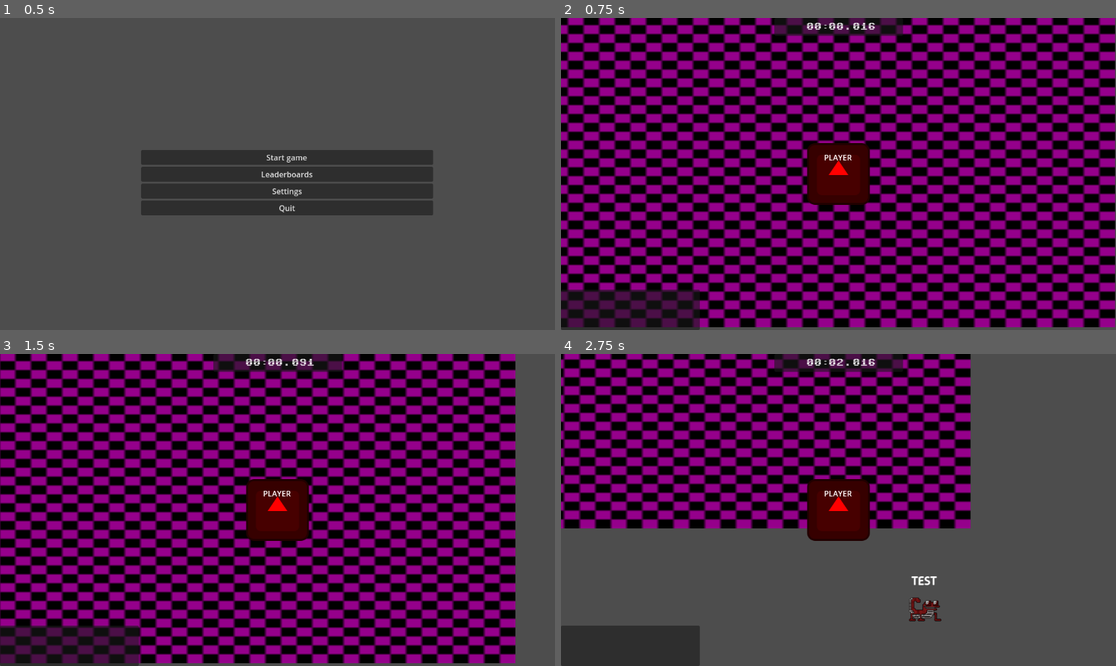
Above: before the commit, frames 1-4 (two rows, left to right).
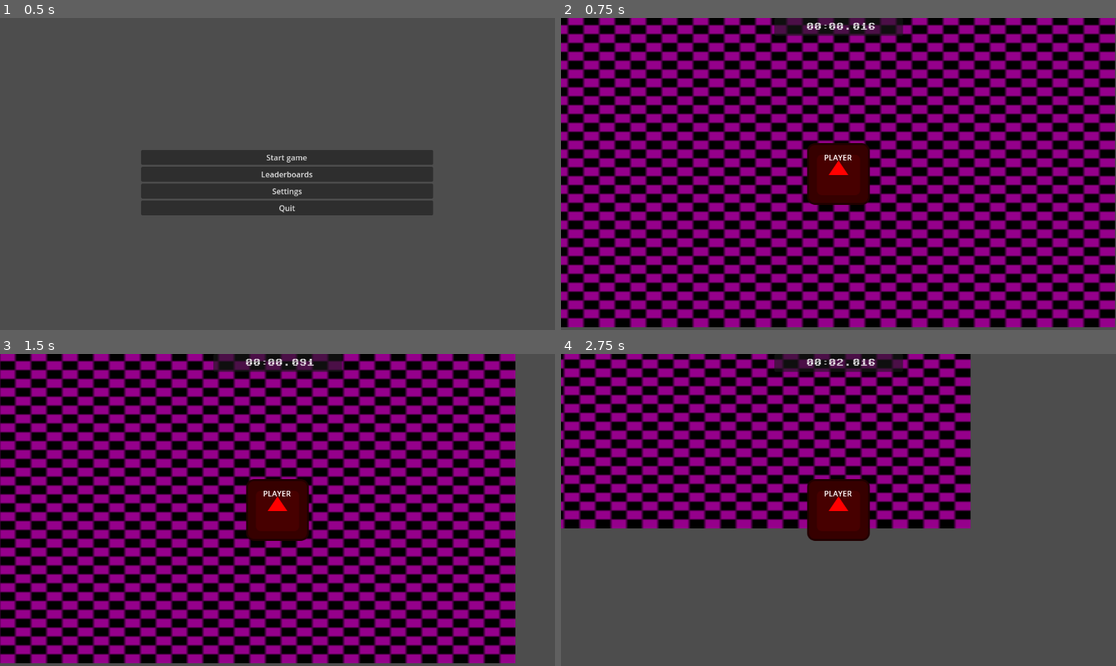
Above: after the commit, the same moments.

Repository: K-Ptak/2DTypingGame
Game: Godot game, scene res://menus/Menu.tscn
The game is run twice, just before and just after one commit, with the same random seed, the same clock (stepped at 60 frames per second) and the same inputs. The engine's default icon, where the game draws it, is replaced by a stand-in: a white triangle on a blue panel in a dark square.
Inputs:
- Up to frame 1 (0.5 s): no input
- Up to frame 2 (0.75 s): click "Leaderboards" at 0.5 s
- Up to frame 3 (1.5 s): tap Enter at 1.25 s; hold Right (right) from 1.28 s (still down)
- Up to frame 4 (2.75 s): release Right (right) at 2.03 s; hold Down (down) from 2.03 s (still down)

Frame 1 is identical in both runs. In frame 2, 1.8% of the frame differs, in the area x 0-26%, y 87-100%; in frame 3, 1.8%; in frame 4, 3.6%, in the area x 0-69%, y 71-100%.

Commit message:
Add word randomizing and word base

Diff:
--- a/enemies/Enemy.gd
+++ b/enemies/Enemy.gd
@@ -9,7 +9,12 @@
 
 
 @onready var prompt = $RichTextLabel
-@onready var prompt_text = strip_bbcode(prompt.text.to_upper())
+@onready var prompt_text
+
+func _ready() -> void:
+	prompt_text = PromptList.get_prompt()
+	prompt_text = prompt_text.to_upper()
+	prompt.parse_bbcode(set_center_tags(prompt_text))
 
 
 func strip_bbcode(source:String) -> String: #Strips the invisible bbcode from prompt
@@ -18,7 +23,6 @@
 	return regex.sub(source, "", true)
 
 func get_prompt() -> String:
-	#print(prompt_text)
 	return prompt_text
 
 func set_next_character(next_character_index: int):
@@ -27,7 +31,10 @@
 	var red_text = ""
 	if next_character_index != prompt_text.length():
 		red_text = get_bbcode_color_tag(red) + prompt_text.substr(next_character_index + 1, prompt_text.length() - next_character_index + 1) + get_bbcode_end_color_tag()
-	prompt.parse_bbcode("[center]" + blue_text + green_text + red_text + "[/center]")
+	prompt.parse_bbcode(set_center_tags(blue_text + green_text + red_text))
+
+func set_center_tags(string_to_center: String):
+	return "[center]" + string_to_center + "[/center]"
 
 func get_bbcode_color_tag(color: Color) -> String:
 	return "[color=#" + color.to_html(false) + "]"
--- a/enemies/EnemyBasic.tscn
+++ b/enemies/EnemyBasic.tscn
@@ -1,27 +1,27 @@
 [gd_scene load_steps=11 format=3 uid="uid://s6x00yhtj00y"]
 
 [ext_resource type="Script" path="res://enemies/EnemyBasic.gd" id="1_ys6w1"]
-[ext_resource type="Texture2D" uid="uid://xtff6iebfg64" path="res://assets/Enemies/rat-Sheet.png" id="2_5npuv"]
+[ext_resource type="Texture2D" uid="uid://xtff6iebfg64" path="res://assets/enemies/rat-Sheet.png" id="2_kluw0"]
 [ext_resource type="FontFile" uid="uid://ckj4xw0ywmbyj" path="res://assets/fonts/Madimi_One/MadimiOne-Regular.ttf" id="3_aigh0"]
 
 [sub_resource type="AtlasTexture" id="AtlasTexture_y5cel"]
-atlas = ExtResource("2_5npuv")
+atlas = ExtResource("2_kluw0")
 region = Rect2(0, 0, 100, 100)
 
 [sub_resource type="AtlasTexture" id="AtlasTexture_br08t"]
-atlas = ExtResource("2_5npuv")
+atlas = ExtResource("2_kluw0")
 region = Rect2(100, 0, 100, 100)
 
 [sub_resource type="AtlasTexture" id="AtlasTexture_onemg"]
-atlas = ExtResource("2_5npuv")
+atlas = ExtResource("2_kluw0")
 region = Rect2(200, 0, 100, 100)
 
 [sub_resource type="AtlasTexture" id="AtlasTexture_ttvdx"]
-atlas = ExtResource("2_5npuv")
+atlas = ExtResource("2_kluw0")
 region = Rect2(300, 0, 100, 100)
 
 [sub_resource type="AtlasTexture" id="AtlasTexture_tg4l4"]
-atlas = ExtResource("2_5npuv")
+atlas = ExtResource("2_kluw0")
 region = Rect2(400, 0, 100, 100)
 
 [sub_resource type="SpriteFrames" id="SpriteFrames_ekwe3"]
@@ -79,5 +79,4 @@
 theme_override_fonts/normal_font = ExtResource("3_aigh0")
 theme_override_font_sizes/normal_font_size = 25
 bbcode_enabled = true
-text = "[center]TEST[/center]"
 scroll_active = false
--- a/enemies/EnemySprinter.tscn
+++ b/enemies/EnemySprinter.tscn
@@ -1,31 +1,31 @@
 [gd_scene load_steps=12 format=3 uid="uid://dftd3nr76x0uj"]
 
 [ext_resource type="Script" path="res://enemies/EnemySprinter.gd" id="1_hywgg"]
-[ext_resource type="Texture2D" uid="uid://c282qcfivcaob" path="res://assets/Enemies/lizard-Sheet.png" id="2_igyuw"]
+[ext_resource type="Texture2D" uid="uid://c282qcfivcaob" path="res://assets/enemies/lizard-Sheet.png" id="2_p1g50"]
 [ext_resource type="FontFile" uid="uid://ckj4xw0ywmbyj" path="res://assets/fonts/Madimi_One/MadimiOne-Regular.ttf" id="3_mr5n2"]
 
 [sub_resource type="AtlasTexture" id="AtlasTexture_21e7f"]
-atlas = ExtResource("2_igyuw")
+atlas = ExtResource("2_p1g50")
 region = Rect2(0, 0, 100, 100)
 
 [sub_resource type="AtlasTexture" id="AtlasTexture_pvdyh"]
-atlas = ExtResource("2_igyuw")
+atlas = ExtResource("2_p1g50")
 region = Rect2(100, 0, 100, 100)
 
 [sub_resource type="AtlasTexture" id="AtlasTexture_qwbkx"]
-atlas = ExtResource("2_igyuw")
+atlas = ExtResource("2_p1g50")
 region = Rect2(200, 0, 100, 100)
 
 [sub_resource type="AtlasTexture" id="AtlasTexture_d6m8v"]
-atlas = ExtResource("2_igyuw")
+atlas = ExtResource("2_p1g50")
 region = Rect2(300, 0, 100, 100)
 
 [sub_resource type="AtlasTexture" id="AtlasTexture_7wd7c"]
-atlas = ExtResource("2_igyuw")
+atlas = ExtResource("2_p1g50")
 region = Rect2(400, 0, 100, 100)
 
 [sub_resource type="AtlasTexture" id="AtlasTexture_gcm2i"]
-atlas = ExtResource("2_igyuw")
+atlas = ExtResource("2_p1g50")
 region = Rect2(500, 0, 100, 100)
 
 [sub_resource type="SpriteFrames" id="SpriteFrames_0ls2r"]
@@ -84,5 +84,4 @@
 theme_override_fonts/normal_font = ExtResource("3_mr5n2")
 theme_override_font_sizes/normal_font_size = 25
 bbcode_enabled = true
-text = "[center]TEST[/center]"
 scroll_active = false
--- /dev/null
+++ b/enemies/PromptList.gd
@@ -0,0 +1,17 @@
+extends Node
+
+func readFile():
+	var file = FileAccess.open("res://assets/dictionaries/words_alpha.txt", FileAccess.READ)
+	var content: Array = []
+
+	while !file.eof_reached():
+		var line: String = file.get_line()
+		content.append(line)
+	return content
+
+var words = readFile()
+
+func get_prompt() -> String:
+	var word = words.pick_random()
+
+	return word
--- a/levels/Main.tscn
+++ b/levels/Main.tscn
@@ -55,6 +55,7 @@
 [node name="EnemyContainer" type="Node2D" parent="."]
 
 [node name="EnemySpawnTimer" type="Timer" parent="."]
+wait_time = 3.0
 autostart = true
 
 [connection signal="timeout" from="EnemySpawnTimer" to="." method="_on_enemy_spawn_timer_timeout"]
--- a/menus/GUI.tscn
+++ b/menus/GUI.tscn
@@ -1,11 +1,14 @@
-[gd_scene load_steps=3 format=3 uid="uid://bouigtkjllql2"]
+[gd_scene load_steps=5 format=3 uid="uid://bouigtkjllql2"]
 
 [ext_resource type="Script" path="res://menus/GameTime.gd" id="1_ysxcr"]
 [ext_resource type="FontFile" uid="uid://dn1v5adx76y26" path="res://assets/fonts/Sixtyfour/static/Sixtyfour-Regular.ttf" id="2_c6dcg"]
+[ext_resource type="FontFile" uid="uid://cnboi1q3iyvyl" path="res://assets/fonts/Sixtyfour/Sixtyfour-Regular-VariableFont_BLED,SCAN.ttf" id="3_rlxfr"]
+[ext_resource type="FontFile" uid="uid://cict4wf384np1" path="res://assets/fonts/Jacquard_24/Jacquard24-Regular.ttf" id="4_06uhq"]
 
 [node name="GUI" type="MarginContainer"]
 anchors_preset = 10
 anchor_right = 1.0
+offset_bottom = 1031.0
 grow_horizontal = 2
 
 [node name="CanvasLayer" type="CanvasLayer" parent="."]
@@ -76,7 +79,44 @@
 text = "000"
 vertical_alignment = 1
 
-[node name="Score" type="Panel" parent="CanvasLayer"]
-offset_top = 564.0
-offset_right = 288.0
-offset_bottom = 648.0
+[node name="PlayerScore" type="Panel" parent="CanvasLayer"]
+offset_left = 3.0
+offset_top = 944.0
+offset_right = 291.0
+offset_bottom = 1028.0
+
+[node name="Score" type="Label" parent="CanvasLayer/PlayerScore"]
+unique_name_in_owner = true
+layout_mode = 1
+anchors_preset = -1
+anchor_left = 0.41
+anchor_top = 0.482
+anchor_right = 0.41
+anchor_bottom = 0.482
+offset_left = -91.08
+offset_top = -13.488
+offset_right = 90.92
+offset_bottom = 13.512
+theme_override_fonts/font = ExtResource("3_rlxfr")
+theme_override_font_sizes/font_size = 26
+text = "0000000"
+horizontal_alignment = 1
+
+[node name="Multiplier" type="Label" parent="CanvasLayer/PlayerScore"]
+unique_name_in_owner = true
+layout_mode = 1
+anchors_preset = -1
+anchor_left = 0.832
+anchor_top = 0.571
+anchor_right = 0.832
+anchor_bottom = 0.571
+offset_left = -24.616
+offset_top = -31.964
+offset_right = 24.384
+offset_bottom = 22.036
+theme_override_colors/font_color = Color(0.878431, 0.145098, 0.356863, 1)
+theme_override_fonts/font = ExtResource("4_06uhq")
+theme_override_font_sizes/font_size = 53
+text = "x0"
+horizontal_alignment = 1
+vertical_alignment = 1
--- a/project.godot
+++ b/project.godot
@@ -18,6 +18,10 @@
 [aseprite_importers]
 
 aseprite_executable_path="C:\\Program Files (x86)\\Steam\\steamapps\\common\\Aseprite\\Aseprite.exe"
+
+[autoload]
+
+PromptList="*res://enemies/PromptList.gd"
 
 [display]
 
Not shown, changed: assets/Background/background_planks.png.import
Not shown, changed: assets/Enemies/lizard-Sheet.png.import
Not shown, changed: assets/Enemies/rat-Sheet.png.import
Not shown, added: assets/dictionaries/words_alpha.txt
Binary file added: assets/fonts/Jacquard_24/Jacquard24-Regular.ttf
Not shown, added: assets/fonts/Jacquard_24/Jacquard24-Regular.ttf.import
Not shown, added: assets/fonts/Jacquard_24/OFL.txt
